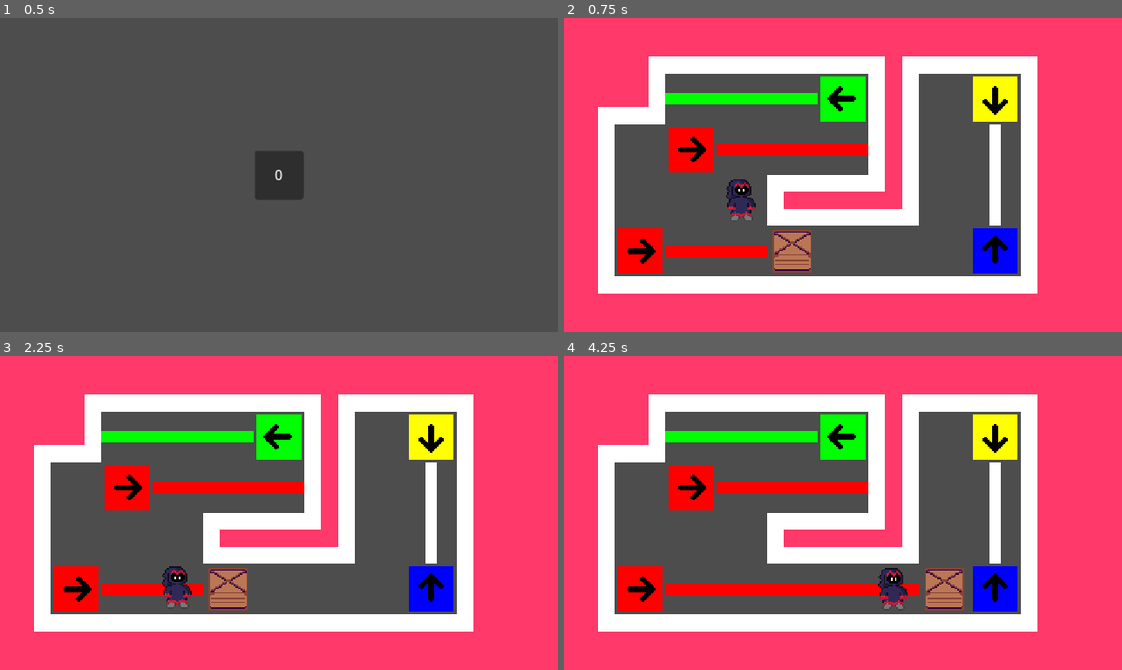
Above: before the commit, frames 1-4 (two rows, left to right).
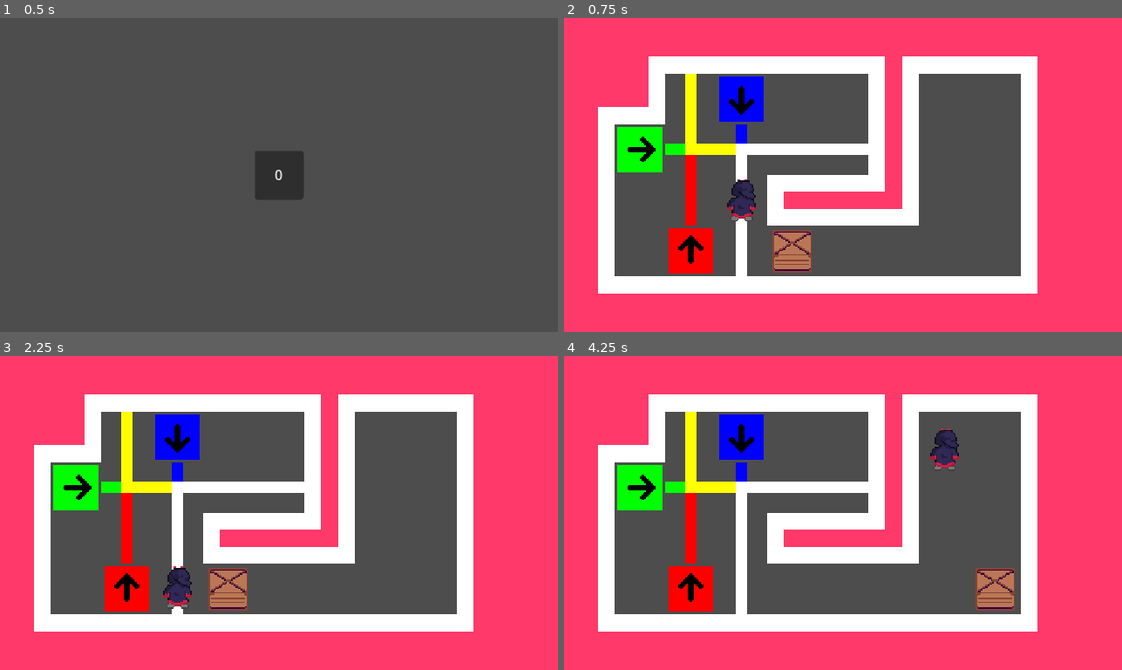
Above: after the commit, the same moments.

Repository: danielday-dev/PirateJam15
Game: Godot game, scene res://Scenes/LevelSelect.tscn
Two runs of this game, one before a commit and one after it. Both use one fixed random seed, a clock stepped at 60 frames per second and the inputs below.
Inputs:
- Up to frame 1 (0.5 s): no input
- Up to frame 2 (0.75 s): click "0" at 0.5 s
- Up to frame 3 (2.25 s): tap Enter at 1.25 s; hold D (player_movement_right) 1.28-2.03 s; tap Space at 2 s; hold S (player_movement_down) from 2.03 s (still down)
- Up to frame 4 (4.25 s): tap Enter at 2.75 s; release S (player_movement_down) at 2.78 s; hold D (player_movement_right) 2.78-3.53 s; hold W (player_movement_up) from 3.53 s (still down)

Frame 1 is identical in both runs. In frame 2, 13% of the frame differs, in the area x 9-82%, y 17-83%; in frame 3, 13%; in frame 4, 16%.

Commit message:
Background entities + buttons added.

Diff:
--- a/Assets/Levels/LevelBase.tscn
+++ b/Assets/Levels/LevelBase.tscn
@@ -1,9 +1,10 @@
-[gd_scene load_steps=7 format=3 uid="uid://ceox7v6p25unb"]
+[gd_scene load_steps=8 format=3 uid="uid://ceox7v6p25unb"]
 
 [ext_resource type="TileSet" uid="uid://c1tgrgs3ys4wn" path="res://Assets/Levels/Tilesets/Walls.tres" id="1_7reon"]
 [ext_resource type="Script" path="res://Assets/Levels/Level.gd" id="1_rok26"]
 [ext_resource type="TileSet" uid="uid://bk1b8h00etn7q" path="res://Assets/Levels/Tilesets/Entities.tres" id="2_6agm3"]
 [ext_resource type="Script" path="res://Assets/Levels/ObjectProcess.gd" id="2_na5lr"]
+[ext_resource type="TileSet" uid="uid://bwvt7r64dbdjs" path="res://Assets/Levels/Tilesets/BackgroundEntities.tres" id="4_l05dv"]
 [ext_resource type="Script" path="res://Assets/Levels/Lighting.gd" id="5_d8cb2"]
 
 [sub_resource type="Curve" id="Curve_214x6"]
@@ -22,6 +23,10 @@
 [node name="Lighting" type="Node2D" parent="Objects"]
 script = ExtResource("5_d8cb2")
 
+[node name="BackgroundEntities" type="TileMap" parent="Objects"]
+tile_set = ExtResource("4_l05dv")
+format = 2
+
 [node name="Animation" type="TileMap" parent="Objects"]
 tile_set = ExtResource("2_6agm3")
 format = 2
--- a/Assets/Levels/Lighting.gd
+++ b/Assets/Levels/Lighting.gd
@@ -51,6 +51,25 @@
 		color = 0;
 		direction = _direction;
 
+class LightData:
+	var color : int;
+	var data : Array[LightingInformation];
+
+	func _init():
+		data = [
+			LightingInformation.new(Direction.Direction_Up),
+			LightingInformation.new(Direction.Direction_Right),
+			LightingInformation.new(Direction.Direction_Down),
+			LightingInformation.new(Direction.Direction_Left),
+		];
+		color = 0;
+
+	func calculateTotalColor():
+		color = 0;
+		for lightingInfo : LightingInformation in data:
+			if (lightingInfo.isInput):
+				color |= lightingInfo.color;
+
 var lightingData : Dictionary = {};
 func updateLighting():
 	lightingData.clear();
@@ -73,20 +92,16 @@
 			if (checkIfSolid(pos)):
 				break;
 
-			var lightingDataPos : Array = [
-				LightingInformation.new(Direction.Direction_Up),
-				LightingInformation.new(Direction.Direction_Right),
-				LightingInformation.new(Direction.Direction_Down),
-				LightingInformation.new(Direction.Direction_Left),
-			] if !lightingData.has(pos) else lightingData[pos];
-
-			lightingDataPos[emitter.direction].color |= color;
-			lightingDataPos[flipDirection(emitter.direction)].color |= color;
-			lightingDataPos[flipDirection(emitter.direction)].isInput = true;
+			var lightingDataPos : LightData = LightData.new() if !lightingData.has(pos) else lightingData[pos];
+
+			lightingDataPos.data[emitter.direction].color |= color;
+			lightingDataPos.data[flipDirection(emitter.direction)].color |= color;
+			lightingDataPos.data[flipDirection(emitter.direction)].isInput = true;
 
 			if (lightingData.has(pos)):
 				color = propagateLighting(pos, 0, flipDirection(emitter.direction));
 			else:
+				lightingDataPos.calculateTotalColor();
 				lightingData[pos] = lightingDataPos;
 
 	queue_redraw();
@@ -94,11 +109,11 @@
 func propagateLighting(pos : Vector2i, color : int, fromDirection : Direction) -> int:
 	if (!lightingData.has(pos)):
 		return 0;
-	var lightingDataPos : Array = lightingData[pos];
+	var lightingDataPos : LightData = lightingData[pos];
 
 	if (color == 0):
 		var totalColor : int = 0;
-		for lightingInfo : LightingInformation in lightingDataPos:
+		for lightingInfo : LightingInformation in lightingDataPos.data:
 			if (lightingInfo.isInput):
 				totalColor |= lightingInfo.color;
 		color = totalColor;
@@ -107,19 +122,19 @@
 
 	var totalColor : int = 0;
 	var propogateDirections : Array[Direction] = [];
-	for lightingInfo : LightingInformation in lightingDataPos:
+	for lightingInfo : LightingInformation in lightingDataPos.data:
 		if (!lightingInfo.isInput): continue;
 		totalColor |= lightingInfo.color;
 
 		propogateDirections.push_back(flipDirection(lightingInfo.direction));
 
 	if (totalColor != color):
-		lightingDataPos[fromDirection].color = color;
+		lightingDataPos.data[fromDirection].color = color;
 		totalColor |= color;
 
 	# Propogate I guess.
 	for direction : Direction in propogateDirections:
-		var lightingInfo : LightingInformation = lightingDataPos[direction];
+		var lightingInfo : LightingInformation = lightingDataPos.data[direction];
 		if (lightingInfo.isInput || lightingInfo.color == totalColor): continue;
 
 
@@ -129,6 +144,8 @@
 			Direction.Direction_Right: propagateLighting(pos + Vector2i(1, 0), totalColor, Direction.Direction_Left);
 			Direction.Direction_Down: propagateLighting(pos + Vector2i(0, 1), totalColor, Direction.Direction_Up);
 			Direction.Direction_Left: propagateLighting(pos + Vector2i(-1, 0), totalColor, Direction.Direction_Right);
+
+	lightingDataPos.color = totalColor;
 	return totalColor;
 
 func _ready():
@@ -179,7 +196,7 @@
 	for pos in lightingData:
 		var midPoint : Vector2 = Vector2(pos) + Vector2(0.5, 0.5);
 		var midLighting : int = 0;
-		for lightingInfo : LightingInformation in lightingData[pos]:
+		for lightingInfo : LightingInformation in lightingData[pos].data:
 			if (!lightingInfo.color): continue;
 
 			var sidePos : Vector2 = Vector2(pos);
--- a/Assets/Levels/ObjectProcess.gd
+++ b/Assets/Levels/ObjectProcess.gd
@@ -6,6 +6,7 @@
 	EntityTileType_Player,
 	EntityTileType_Box,
 	EntityTileType_Light,
+	EntityTileType_LightButton,
 };
 
 func onEntityMove(entityType : EntityTileType, from : Vector2i, to : Vector2i) -> void:
@@ -17,11 +18,12 @@
 			$Lighting.moveEmitter(from, to);
 			$Lighting.enableEmitter(to);
 
-	$Lighting.updateLighting();
+	updateLighting();
 
 func isEntityTypeSolid(entityType : EntityTileType) -> bool:
 	match (entityType):
 		EntityTileType.EntityTileType_None, EntityTileType.EntityTileType_Player: return false;
+		EntityTileType.EntityTileType_LightButton: return false;
 	return true;
 
 func getEntityTypeFromAtlas(atlas : Vector2i) -> EntityTileType:
@@ -32,12 +34,26 @@
 
 	return EntityTileType.EntityTileType_None;
 
+
 func getEntityTileType(pos : Vector2i) -> EntityTileType:
 	var entityRect : Rect2i = $Entities.get_used_rect();
 	if (!entityRect.has_point(pos)): return EntityTileType.EntityTileType_None;
 	if ($Entities.get_cell_source_id(0, pos) == -1): return EntityTileType.EntityTileType_None;
 
 	return getEntityTypeFromAtlas($Entities.get_cell_atlas_coords(0, pos));
+
+
+func getBackgroundEntityTypeFromAtlas(atlas : Vector2i) -> EntityTileType:
+	match (atlas.x):
+		0, 1, 2, 3, 4, 5, 6: return EntityTileType.EntityTileType_LightButton;
+	return EntityTileType.EntityTileType_None;
+
+func getBackgroundEntityTileType(pos : Vector2i) -> EntityTileType:
+	var backgroundRect : Rect2i = $BackgroundEntities.get_used_rect();
+	if (!backgroundRect.has_point(pos)): return EntityTileType.EntityTileType_None;
+	if ($BackgroundEntities.get_cell_source_id(0, pos) == -1): return EntityTileType.EntityTileType_None;
+
+	return getBackgroundEntityTypeFromAtlas($BackgroundEntities.get_cell_atlas_coords(0, pos));
 
 
 func getPlayerPos() -> Array:
@@ -59,7 +75,14 @@
 	if (!entityRect.has_point(pos)): return false;
 	return $Entities.get_cell_source_id(0, pos) != -1;
 
-
+class LightButton:
+	var position : Vector2i;
+	var color : int;
+	func _init(_position : Vector2i, _color : int):
+		position = _position;
+		color = _color;
+
+var lightButtons : Array[LightButton];
 func registerLighting():
 	$Lighting.clearEmitters();
 
@@ -67,20 +90,43 @@
 	for x in range(entityRect.size.x):
 		for y in range(entityRect.size.y):
 			var pos : Vector2i = Vector2i(x, y) + entityRect.position;
-			if (getEntityTileType(pos) != EntityTileType.EntityTileType_Light): continue;
-
-			var lightCoord : Vector2i = $Entities.get_cell_atlas_coords(0, pos);
-
-			if (lightCoord.y == 0): continue;
-
-			var direction : Lighting.Direction = lightCoord.y - 1;
-			var color : int = lightCoord.x - 1;
-
-			$Lighting.addEmitter(Lighting.Emitter.new(pos, color, direction))
+			match (getEntityTileType(pos)):
+				EntityTileType.EntityTileType_Light:
+					var lightCoord : Vector2i = $Entities.get_cell_atlas_coords(0, pos);
+
+					var direction : Lighting.Direction = lightCoord.y;
+					var color : int = lightCoord.x - 1;
+
+					$Lighting.addEmitter(Lighting.Emitter.new(pos, color, direction));
+
+	var backgroundRect : Rect2i = $BackgroundEntities.get_used_rect();
+	for x in range(backgroundRect.size.x):
+		for y in range(backgroundRect.size.y):
+			var pos : Vector2i = Vector2i(x, y) + backgroundRect.position;
+			match (getBackgroundEntityTileType(pos)):
+				EntityTileType.EntityTileType_LightButton:
+					var buttonCoord : Vector2i = $BackgroundEntities.get_cell_atlas_coords(0, pos);
+
+					var color : int = buttonCoord.x + 1;
+
+					lightButtons.push_back(LightButton.new(pos, color));
+
+func updateLighting():
+	$Lighting.updateLighting();
+
+	# Process buttons.
+	for lightButton : LightButton in lightButtons:
+		var lightLit : bool = $Lighting.lightingData.has(lightButton.position) && $Lighting.lightingData[lightButton.position].color == lightButton.color;
+
+		$BackgroundEntities.set_cell(
+			0, lightButton.position,
+			$BackgroundEntities.get_cell_source_id(0, lightButton.position),
+			Vector2i(lightButton.color - 1, 1 if lightLit else 0),
+		);
 
 func _ready():
 	registerLighting();
-	$Lighting.updateLighting();
+	updateLighting();
 
 func _process(delta):
 	if (animationProcessing):
@@ -119,7 +165,7 @@
 	if (checkIfEntity(targetPos)):
 		# Check if entity is blocked.
 		var entityTargetPos : Vector2i = targetPos + movement;
-		if (checkIfWall(entityTargetPos) || checkIfEntity(entityTargetPos)):
+		if (checkIfWall(entityTargetPos) || (checkIfEntity(entityTargetPos) && isEntityTypeSolid(getEntityTileType(entityTargetPos)))):
 			return;
 
 		# TODO: Check if entity is pushable.
@@ -133,7 +179,7 @@
 		match (getEntityTypeFromAtlas(entityAtlas)):
 			EntityTileType.EntityTileType_Light:
 				$Lighting.disableEmitter(targetPos);
-				$Lighting.updateLighting();
+				updateLighting();
 
 	# Get player information.
 	var playerSource : int = $Entities.get_cell_source_id(0, playerPos);
--- /dev/null
+++ b/Assets/Levels/Tilesets/BackgroundEntities.tres
@@ -0,0 +1,26 @@
+[gd_resource type="TileSet" load_steps=3 format=3 uid="uid://bwvt7r64dbdjs"]
+
+[ext_resource type="Texture2D" uid="uid://b2cvl3oryoorn" path="res://Assets/Levels/Tilesets/BackgroundEntities.png" id="1_qc3bu"]
+
+[sub_resource type="TileSetAtlasSource" id="TileSetAtlasSource_x4ymc"]
+texture = ExtResource("1_qc3bu")
+texture_region_size = Vector2i(32, 32)
+use_texture_padding = false
+0:0/0 = 0
+1:0/0 = 0
+0:1/0 = 0
+2:0/0 = 0
+2:1/0 = 0
+3:0/0 = 0
+3:1/0 = 0
+4:0/0 = 0
+4:1/0 = 0
+5:0/0 = 0
+5:1/0 = 0
+6:0/0 = 0
+6:1/0 = 0
+1:1/0 = 0
+
+[resource]
+tile_size = Vector2i(36, 36)
+sources/0 = SubResource("TileSetAtlasSource_x4ymc")
--- a/Assets/Levels/Tilesets/Entities.tres
+++ b/Assets/Levels/Tilesets/Entities.tres
@@ -11,42 +11,34 @@
 0:1/0 = 0
 0:2/0 = 0
 0:3/0 = 0
-0:4/0 = 0
 2:0/0 = 0
 2:1/0 = 0
 2:2/0 = 0
 2:3/0 = 0
-2:4/0 = 0
 3:0/0 = 0
 3:1/0 = 0
 3:2/0 = 0
 3:3/0 = 0
-3:4/0 = 0
 4:0/0 = 0
 4:1/0 = 0
 4:2/0 = 0
 4:3/0 = 0
-4:4/0 = 0
 5:0/0 = 0
 5:1/0 = 0
 5:2/0 = 0
 5:3/0 = 0
-5:4/0 = 0
 6:0/0 = 0
 6:1/0 = 0
 6:2/0 = 0
 6:3/0 = 0
-6:4/0 = 0
 7:0/0 = 0
 7:1/0 = 0
 7:2/0 = 0
 7:3/0 = 0
-7:4/0 = 0
 8:0/0 = 0
 8:1/0 = 0
 8:2/0 = 0
 8:3/0 = 0
-8:4/0 = 0
 
 [resource]
 tile_size = Vector2i(36, 36)
--- a/Scenes/Levels/0.tscn
+++ b/Scenes/Levels/0.tscn
@@ -4,8 +4,8 @@
 
 [node name="Level" instance=ExtResource("1_u0bum")]
 
-[node name="Entities" parent="Objects" index="2"]
-layer_0/tile_data = PackedInt32Array(-3, 131072, 2, 131071, 65536, 0, -131072, 196608, 4, 131068, 131072, 2, 65534, 0, 0, -131069, 262144, 3, 65539, 327680, 1)
+[node name="Entities" parent="Objects" index="3"]
+layer_0/tile_data = PackedInt32Array(131071, 65536, 0, 65534, 0, 0, 131069, 131072, 0, -4, 196608, 1, -65538, 327680, 2)
 
-[node name="Walls" parent="Objects" index="3"]
+[node name="Walls" parent="Objects" index="4"]
 layer_0/tile_data = PackedInt32Array(196603, 393216, 1, 196604, 655360, 0, 196605, 655360, 0, 196606, 655360, 0, 196607 …(1379 unchanged characters)…
Binary file added: Assets/Levels/Tilesets/BackgroundEntities.png
Not shown, added: Assets/Levels/Tilesets/BackgroundEntities.png.import
Binary file changed: Assets/Levels/Tilesets/Entities.png
